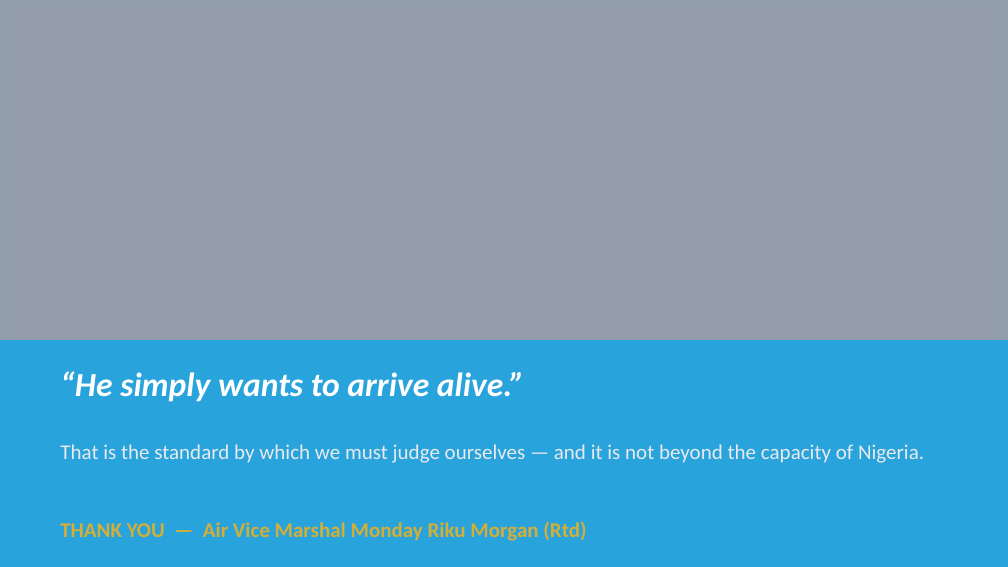
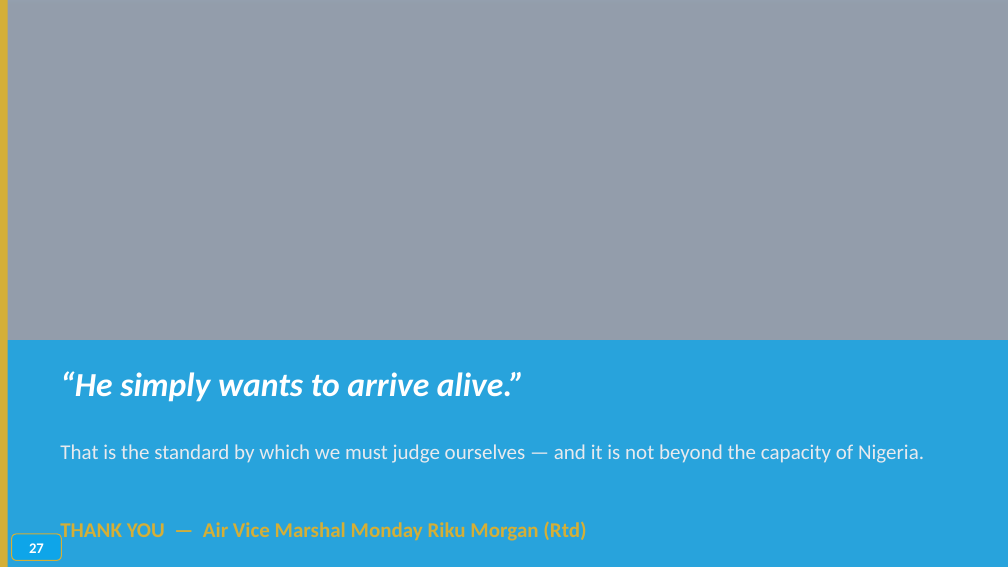
Before and after one commit to TOMDEGGS/BETONIQ-WEST-, a slide deck: slide 27 of avm_morgan_docs/AVM_MORGAN_SECURITY_KEYNOTE_30MIN_v3_WITH_REFERENCES.pptx. Drawn at 1008x567 pixels with LibreOffice and Linux fonts; fonts in the diff are those of the drawing; background and template pictures are left out. Boxes give left, top, right and bottom in pixels: in the first picture for what was removed or moved away, otherwise in the second. Text is boxed around its words. In the diff, an @@ line names an element or a change of style, - is before the commit and + after.

```diff
--- a/avm_morgan_docs/AVM_MORGAN_SECURITY_KEYNOTE_30MIN_v3_WITH_REFERENCES.pptx
+++ b/avm_morgan_docs/AVM_MORGAN_SECURITY_KEYNOTE_30MIN_v3_WITH_REFERENCES.pptx
@@ rectangle added at (0, 0, 8, 567), fill #D4AF37 @@
@@ rounded rectangle added at (11, 534, 61, 560), fill #0EA5E9, outline #D4AF37 1 pt, 14 pt, text #FFFFFF, bold @@
+27
```
Also in this commit, not shown: 27 other slides changed.
